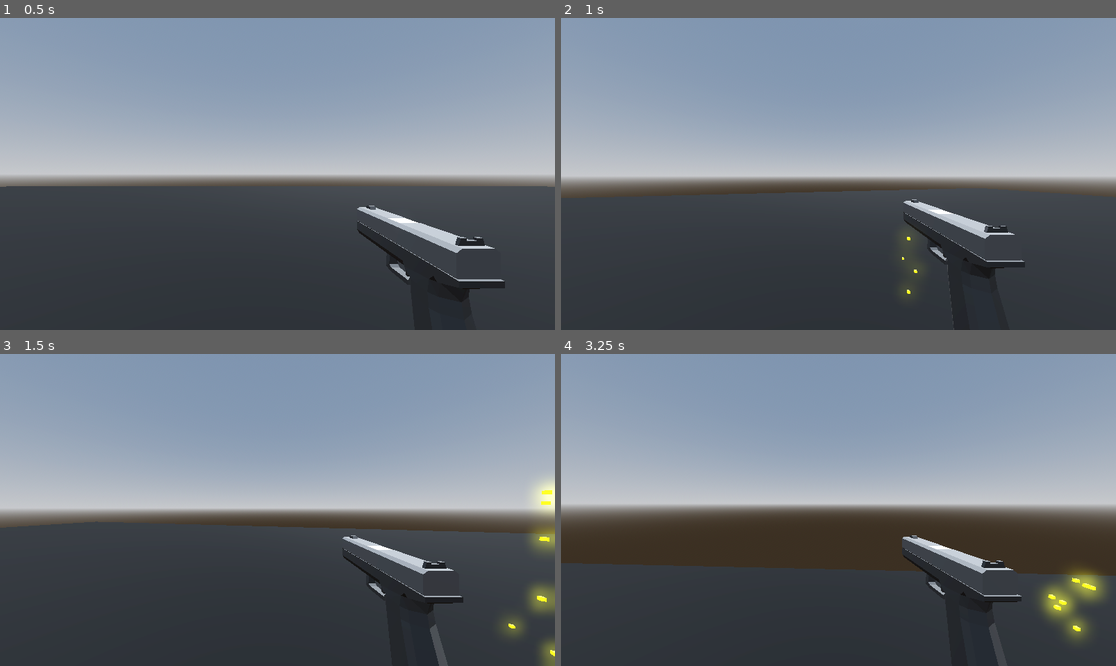
Above: before the commit, frames 1-4 (two rows, left to right).
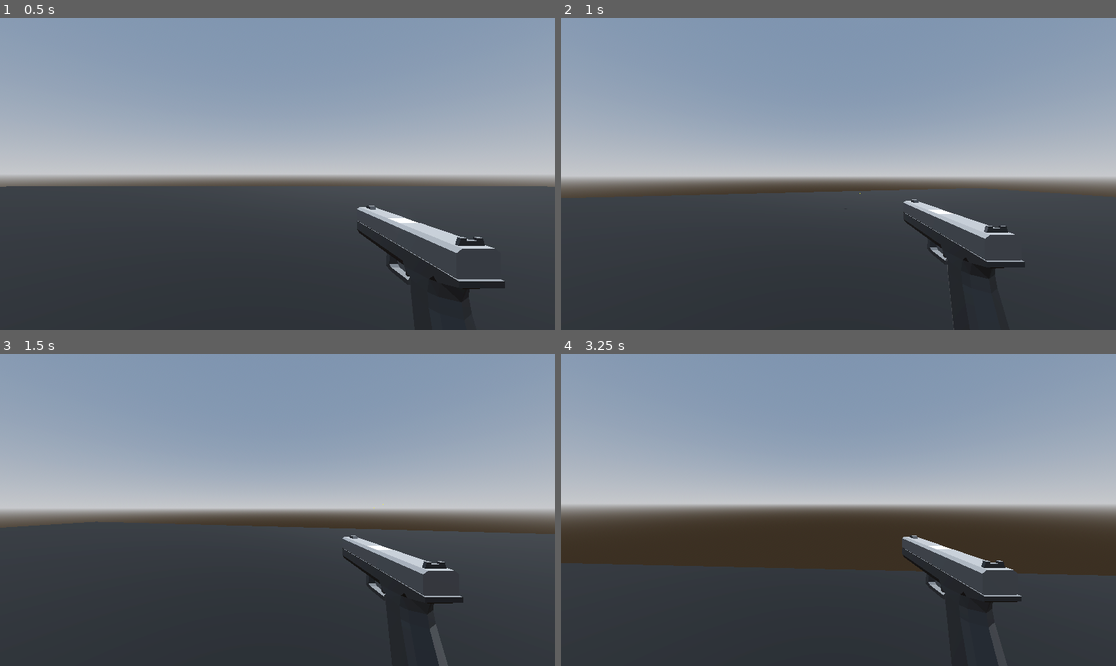
Above: after the commit, the same moments.

Repository: hackboyvenkat/gamejam_hack
Game: Godot game, scene res://node_3d.tscn
The game is run twice, just before and just after one commit, with the same random seed, the same clock (stepped at 60 frames per second) and the same inputs. The project has no main scene, so this scene is started directly.
Inputs (mouse positions are in pixels of both pictures, inside the frame that each line leads up to):
- Up to frame 1 (0.5 s): no input
- Up to frame 2 (1 s): move the mouse to (866, 174) at 0.52 s; press the mouse at (866, 174) at 0.53 s; hold W (up) from 0.53 s (still down); tap Space (jump) at 0.77 s
- Up to frame 3 (1.5 s): keep holding W (up); move the mouse to (249, 510) at 1.27 s; release the mouse at (249, 510) at 1.28 s; tap Shift (sprint) at 1.35 s
- Up to frame 4 (3.25 s): keep holding W (up); tap Space (jump) at 1.52, 3.02 s; move the mouse to (849, 503) at 2.02 s; press the mouse at (849, 503) at 2.03 s; move the mouse to (832, 516) at 2.77 s; release the mouse at (832, 516) at 2.78 s; tap Shift (sprint) at 2.85 s

Frame 1 is identical in both runs. In frame 2, less than 0.1% of the frame differs, in the area x 53-65%, y 56-89%; in frame 3, 1.3%; in frame 4, 1.5%, in the area x 86-99%, y 69-92%.

Commit message:
Bullet speed increased

Diff:
--- a/bullet.gd
+++ b/bullet.gd
@@ -1,7 +1,7 @@
 extends Node3D
 
 
-const SPEED = 40.0
+const SPEED = 200.0
 
 @onready var mesh = $MeshInstance3D
 @onready var ray = $RayCast3D
